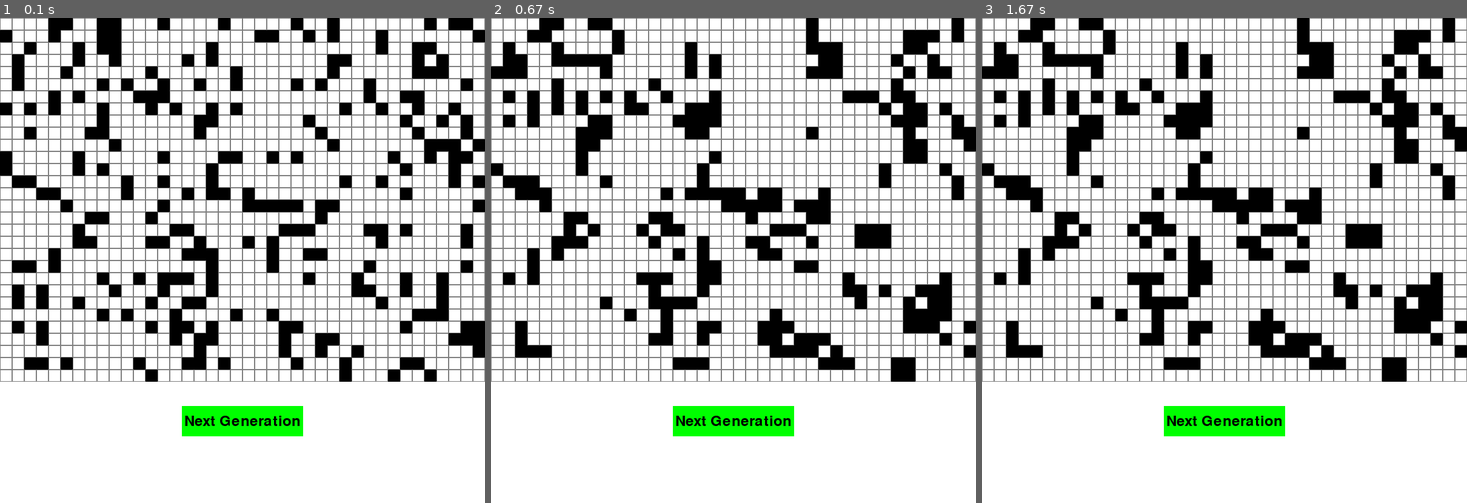
Above: before the commit, frames 1-3 (left to right).
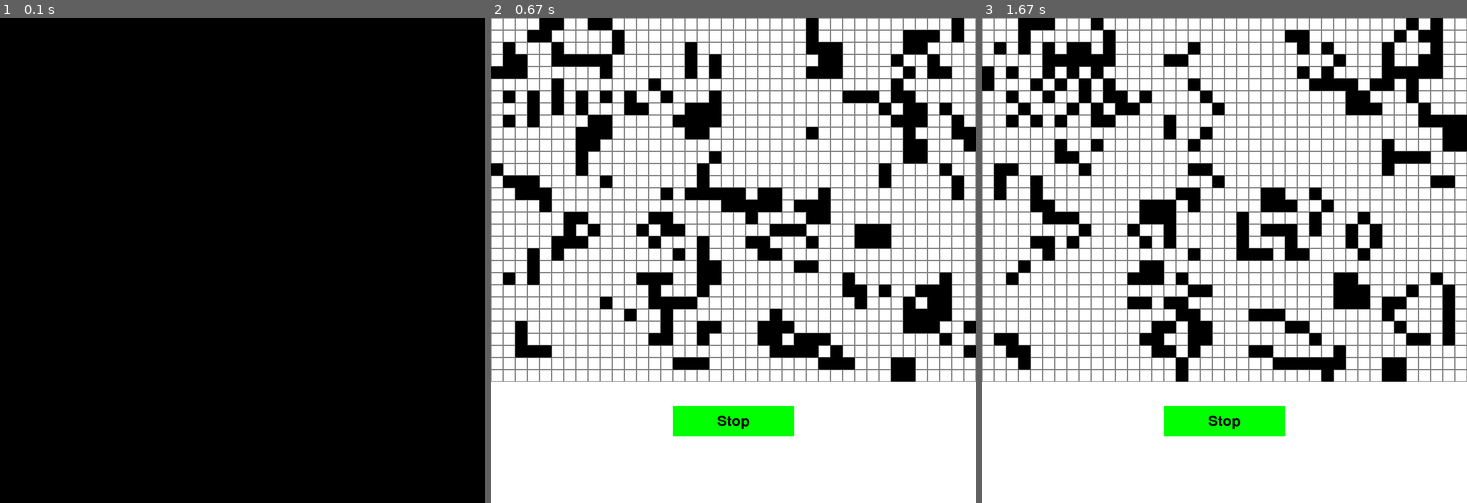
Above: after the commit, the same moments.

Repository: szdomzalski/design-patterns-sandbox
Game: pygame game, started from game-of-life/main.py
Same seed, same stepped clock (60 frames per second), same inputs: the game is played once before the commit and once after it.
Inputs (mouse positions are in pixels of both pictures, inside the frame that each line leads up to):
- Up to frame 1 (0.1 s): no input
- Up to frame 2 (0.67 s): click (733, 420) at 0.38 s, where only the run after the commit has a clickable "Stop"
- Up to frame 3 (1.67 s): no input

The runs differ from the first frame. In frame 1, 84% of the frame differs, in the area x 0-100%, y 0-100%; in frame 2, 0.3%; in frame 3, 16%.

Commit message:
Added timer and game controller

Diff:
--- a/game-of-life/event_handling.py
+++ b/game-of-life/event_handling.py
@@ -1,7 +1,9 @@
+from __future__ import annotations
 from abc import ABC, abstractmethod
 import threading
 import time
 from typing import List
+
 
 class EventSubscriber(ABC):
     @abstractmethod
@@ -12,6 +14,7 @@
         '''
         pass
 
+
 class EventPublisher(ABC):
     def __init__(self) -> None:
         '''
@@ -20,10 +23,10 @@
         '''
         self.subscribers: List[EventSubscriber] = []
 
-    def subscribe(self, subscriber: EventSubscriber) -> None:
+    def attach(self, subscriber: EventSubscriber) -> None:
         '''
-        Add a subscriber to the list.
-        :param subscriber: An instance of EventSubscriber.
+        Attach a subscriber to receive events.
+        :param subscriber: The EventSubscriber to attach.
         :return: None
         '''
         self.subscribers.append(subscriber)
@@ -36,6 +39,7 @@
         for sub in self.subscribers:
             sub.on_event()
 
+
 class TimerEventPublisher(EventPublisher):
     def __init__(self, interval_sec: float, step_sec: float = 0.1) -> None:
         '''
@@ -45,9 +49,27 @@
         :return: None
         '''
         super().__init__()
-        self.interval: float = interval_sec
-        self.step: float = step_sec
-        self.running: bool = False
+        self.interval = interval_sec
+        self.step = step_sec
+        self.running = False
+
+    def __enter__(self) -> TimerEventPublisher:
+        '''
+        Enter the runtime context related to this object. Starts the timer.
+        :return: self
+        '''
+        self.start()
+        return self
+
+    def __exit__(self, exc_type: type, exc_val: BaseException, exc_tb) -> None:
+        '''
+        Exit the runtime context and stop the timer.
+        :param exc_type: Exception type
+        :param exc_val: Exception value
+        :param exc_tb: Exception traceback
+        :return: None
+        '''
+        self.stop()
 
     def start(self) -> None:
         '''
--- /dev/null
+++ b/game-of-life/game_controller.py
@@ -0,0 +1,31 @@
+from event_handling import EventSubscriber
+from game_logic import GameOfLifeRuleset
+import numpy as np
+
+
+class GameController(EventSubscriber):
+    def __init__(self, game_logic: GameOfLifeRuleset, initial_state: np.ndarray):
+        '''
+        Initialize the GameController.
+        :param game_logic: The game logic (ruleset) to use (must implement GameOfLifeRuleset).
+        :param initial_state: The initial game state as a numpy array.
+        :return: None
+        '''
+        self.game_logic = game_logic
+        self.game_state = initial_state
+        self.update_needed = False
+
+    def on_event(self) -> None:
+        '''
+        Advance the simulation and set a flag for UI update.
+        :return: None
+        '''
+        self.game_state = self.game_logic.next_generation(self.game_state)
+        self.update_needed = True
+
+    def get_state(self) -> np.ndarray:
+        '''
+        Get the current game state.
+        :return: The current game state as a numpy array.
+        '''
+        return self.game_state
--- a/game-of-life/main.py
+++ b/game-of-life/main.py
@@ -6,6 +6,8 @@
 import os
 import argparse
 from config_loader import ConfigLoaderFactory, ConfigLoaderFactoryError
+from event_handling import TimerEventPublisher
+from game_controller import GameController
 
 # Set a constant random seed for reproducibility
 np.random.seed(42)
@@ -33,21 +35,24 @@
 game_state = np.random.choice([0, 1], size=(n_cells_x, n_cells_y), p=[0.8, 0.2])
 game_logic = ClassicGameOfLife()
 
-running = True
-while running:
-    ui.update(game_state)
-    for event in pygame.event.get():
-        if event.type == pygame.QUIT:
-            running = False
-        if event.type == pygame.MOUSEBUTTONDOWN:
-            for name, (label, b_width, b_height, b_x, b_y) in ui.buttons.items():
-                if b_x <= event.pos[0] <= b_x + b_width and b_y <= event.pos[1] <= b_y + b_height:
-                    if name == "next":
-                        game_state = game_logic.next_generation(game_state)
-                    # Add more button actions here
-                    break
-            else:
-                n_cells_x, n_cells_y, cell_width, cell_height = ui.grid_params
-                x, y = event.pos[0] // cell_width, event.pos[1] // cell_height
-                game_state[x, y] = not game_state[x, y]
+controller = GameController(game_logic, game_state)
+
+with TimerEventPublisher(interval_sec=0.2) as timer:
+    timer.attach(controller)
+    running = True
+    while running:
+        for event in pygame.event.get():
+            if event.type == pygame.QUIT:
+                running = False
+            if event.type == pygame.MOUSEBUTTONDOWN:
+                for name, (label, b_width, b_height, b_x, b_y) in ui.buttons.items():
+                    if b_x <= event.pos[0] <= b_x + b_width and b_y <= event.pos[1] <= b_y + b_height:
+                        if name == "stop":
+                            timer.stop()
+                        # Add more button actions here
+                        break
+                # Only handle button clicks, do not break for non-button clicks
+        if controller.update_needed:
+            ui.update(controller.get_state())
+            controller.update_needed = False
 pygame.quit()
--- a/game-of-life/ui_config.json
+++ b/game-of-life/ui_config.json
@@ -9,8 +9,8 @@
   },
   "buttons": [
     {
-      "name": "next",
-      "label": "Next Generation",
+      "name": "stop",
+      "label": "Stop",
       "width": 200,
       "height": 50,
       "x": 300,
